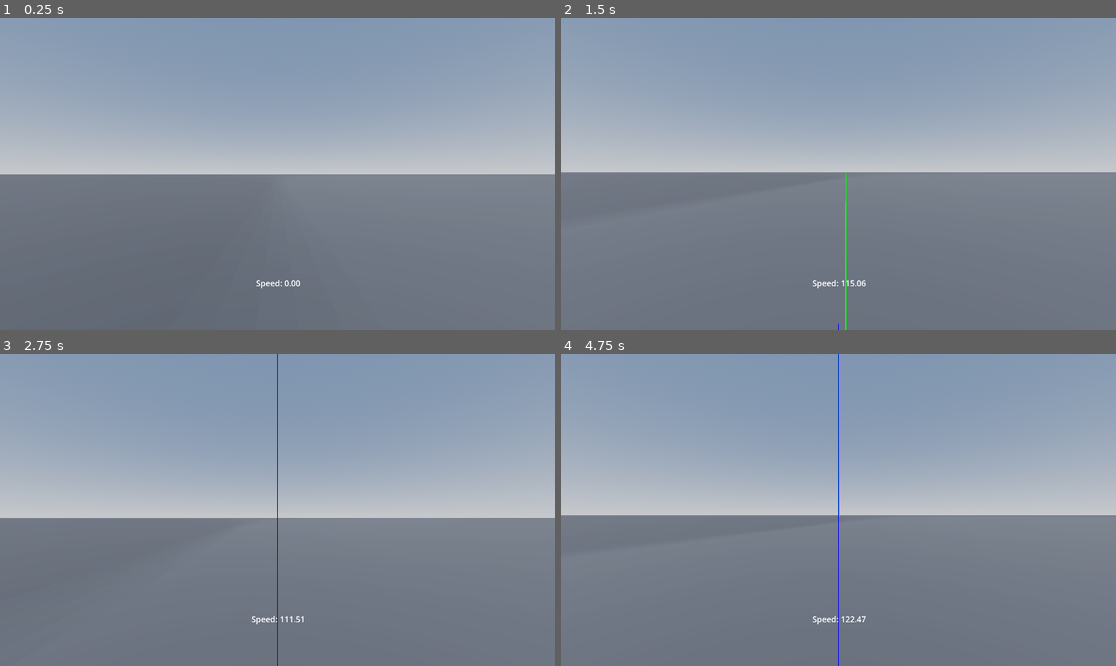
Above: before the commit, frames 1-4 (two rows, left to right).
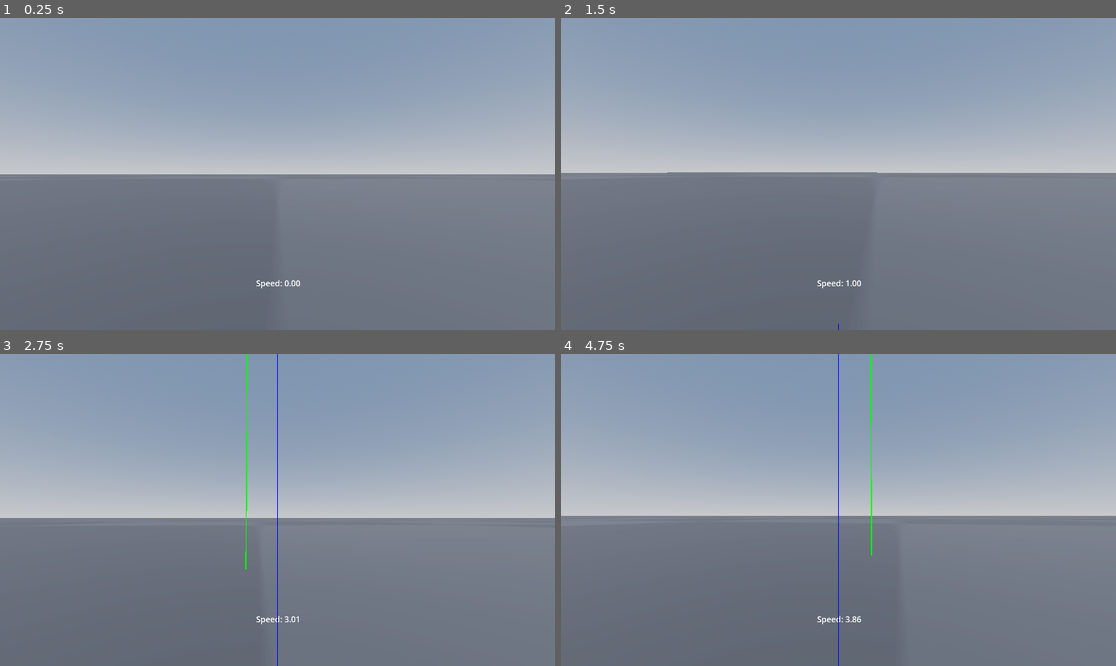
Above: after the commit, the same moments.

Repository: darichey/gibfest
Game: Godot game, scene res://Level.tscn
Two runs of this game, one before a commit and one after it. Both use one fixed random seed, a clock stepped at 60 frames per second and the inputs below.
Inputs (mouse positions are in pixels of both pictures, inside the frame that each line leads up to):
- Up to frame 1 (0.25 s): no input
- Up to frame 2 (1.5 s): tap Enter at 0.5 s; move the mouse to (866, 174) at 0.52 s; hold Space (move_jump) 0.53-1.28 s; hold W (move_forward) from 0.53 s (still down); move the mouse to (810, 174) at 1.27 s; tap Space (move_jump) at 1.35 s
- Up to frame 3 (2.75 s): keep holding W (move_forward); tap Space (move_jump) at 1.52, 1.82 s; tap Enter at 2 s; move the mouse to (288, 503) at 2.02 s; hold Space (move_jump) from 2.03 s (still down)
- Up to frame 4 (4.75 s): keep holding W (move_forward); move the mouse to (832, 516) at 2.77 s; release Space (move_jump) at 2.78 s; tap Space (move_jump) at 2.85, 3.02, 3.32, 4.35, 4.52 s; tap Enter at 3.5 s; move the mouse to (877, 513) at 3.52 s; hold Space (move_jump) 3.53-4.28 s; move the mouse to (794, 506) at 4.27 s

The runs differ from the first frame. In frame 2, 0.3% of the frame differs, in the area x 0-100%, y 49-100%; in frame 3, 0.2%; in frame 4, 0.5%, in the area x 0-100%, y 0-87%.

Commit message:
Experimenting with simpler movement code

Diff:
--- a/game/Level.tscn
+++ b/game/Level.tscn
@@ -56,7 +56,7 @@
 shape = SubResource("ConcavePolygonShape3D_0h0bt")
 
 [node name="Floor" type="MeshInstance3D" parent="."]
-transform = Transform3D(1000, 0, 0, 0, 1, 0, 0, 0, 1000, 0, 0, 0)
+transform = Transform3D(100, 0, 0, 0, 1, 0, 0, 0, 100, 0, 0, 0)
 mesh = SubResource("PlaneMesh_dntfm")
 surface_material_override/0 = SubResource("StandardMaterial3D_arh85")
 
--- a/game/Player.gd
+++ b/game/Player.gd
@@ -21,7 +21,7 @@
 
 	debug_wishdir = wishdir
 
-	velocity = QuakeMovement.move(velocity, wishdir, is_on_floor(), delta)
+	velocity = QuakeMovement.move(velocity, Vector2(wishdir.x, wishdir.z), is_on_floor(), delta)
 	move_and_slide()
 
 func toggle_debug() -> void:
--- a/game/QuakeMovement.gd
+++ b/game/QuakeMovement.gd
@@ -1,61 +1,68 @@
 extends Object
 class_name QuakeMovement
 
-const FORWARD_SPEED := 400.0
-const SIDE_SPEED = 200.0
+const MAX_GROUND_SPEED := 6
+const MAX_AIR_SPEED := 0.6
+const ACCELERATE := 10 * MAX_GROUND_SPEED
+const FRICTION := ACCELERATE / 4
 
-const MAX_SPEED := 400.0
-const STOP_SPEED := 100.0
-const FRICTION := 10.0
-const ACCELERATE := 5.5
+static func apply_friction(cur_vel: Vector2, delta: float) -> Vector2:
+	var speed := cur_vel.length()
+	if speed < 1:
+		return Vector2.ZERO
 
-static func apply_friction(cur_vel: Vector3, delta: float) -> Vector3:
-	var speed := Plane.PLANE_XZ.project(cur_vel).length()
-	if speed < 1:
-		return Vector3(0, cur_vel.y, 0)
+	var drop := speed * FRICTION * delta
+	return cur_vel * max(speed - drop, 0) / speed
 
-	var control := STOP_SPEED if speed < STOP_SPEED else speed
-	var newspeed := speed - delta * control * FRICTION
+static func accelerate(cur_vel: Vector2, wishdir: Vector2, max_speed: float, delta: float) -> Vector2:
+	var current_speed := cur_vel.dot(wishdir)
+	var add_speed := clampf(max_speed - current_speed, 0, ACCELERATE * delta)
+	return cur_vel + add_speed * wishdir
 
-	if newspeed < 0:
-		newspeed = 0
-	newspeed /= speed
-
-	return cur_vel * newspeed
-
-static func accelerate(cur_vel: Vector3, wishdir: Vector3, wishspeed: float, delta: float) -> Vector3:
-	var currentspeed := cur_vel.dot(wishdir)
-	var addspeed := wishspeed - currentspeed
-
-	if addspeed <= 0:
-		return cur_vel
-
-	var accelspeed := ACCELERATE * wishspeed * delta
-	if accelspeed > addspeed:
-		accelspeed = addspeed
-
-	return cur_vel + accelspeed * wishdir
-
-static func air_accelerate(cur_vel: Vector3, wishveloc: Vector3, wishspeed: float, delta: float) -> Vector3:
-	return cur_vel
-
-static func move(cur_vel: Vector3, wishdir: Vector3, onground: bool, delta: float) -> Vector3:
-	var wishvel := Vector3(
-		wishdir.x * FORWARD_SPEED,
-		0,
-		wishdir.z * SIDE_SPEED
-	)
-	var wishspeed := wishvel.length()
-
-	if wishspeed > MAX_SPEED:
-		wishvel *= MAX_SPEED / wishspeed
-		wishspeed = MAX_SPEED
-
+static func move_horizontal(cur_vel: Vector2, wishdir: Vector2, onground: bool, delta: float) -> Vector2:
 	var new_vel := cur_vel
 	if onground:
 		new_vel = apply_friction(new_vel, delta)
-		new_vel = accelerate(new_vel, wishdir, wishspeed, delta)
+		new_vel = accelerate(new_vel, wishdir, MAX_GROUND_SPEED, delta)
 	else:
-		new_vel = air_accelerate(new_vel, wishdir, wishspeed, delta)
+		new_vel = accelerate(new_vel, wishdir, MAX_AIR_SPEED, delta)
 
 	return new_vel
+
+static func move_vertical(cur_speed: float, onground: bool, delta: float) -> float:
+	return get_next_gravity_velocity(cur_speed, onground, delta) + get_next_jump_velocity(onground, delta)
+
+static func move(cur_vel: Vector3, wishdir: Vector2, onground: bool, delta: float) -> Vector3:
+	var cur_vel_xz = Plane.PLANE_XZ.project(cur_vel)
+
+	var horizonal := move_horizontal(Vector2(cur_vel_xz.x, cur_vel_xz.z), wishdir, onground, delta)
+	var vertical := move_vertical(cur_vel.y, onground, delta)
+
+	return Vector3(
+		horizonal.x,
+		vertical,
+		horizonal.y
+	)
+
+#########
+const AUTO_HOP := true
+const JUMP_SPEED := 4.5
+static var gravity = ProjectSettings.get_setting("physics/3d/default_gravity")
+
+static func get_next_gravity_velocity(cur_speed: float, onground: bool, delta: float) -> float:
+	if onground:
+		return 0
+	else:
+		return cur_speed - gravity * delta
+
+static func should_jump(onground: bool) -> bool:
+	if AUTO_HOP:
+		return Input.is_action_pressed("move_jump") and onground
+	else:
+		return Input.is_action_just_pressed("move_jump") and onground
+
+static func get_next_jump_velocity(onground: bool, delta: float) -> float:
+	if should_jump(onground):
+		return JUMP_SPEED
+	else:
+		return 0
